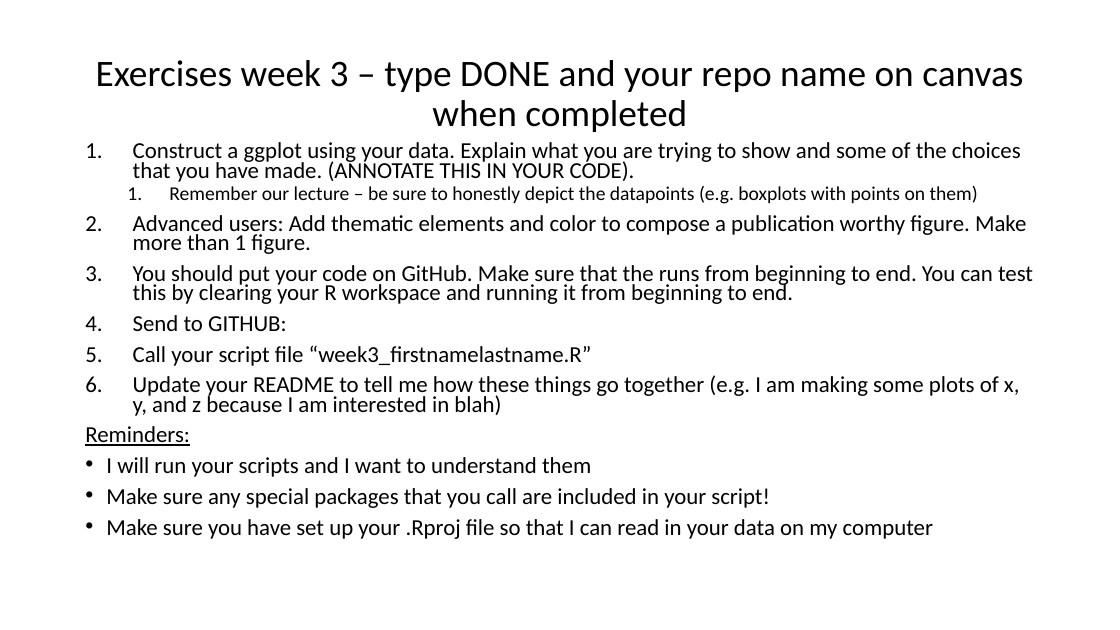
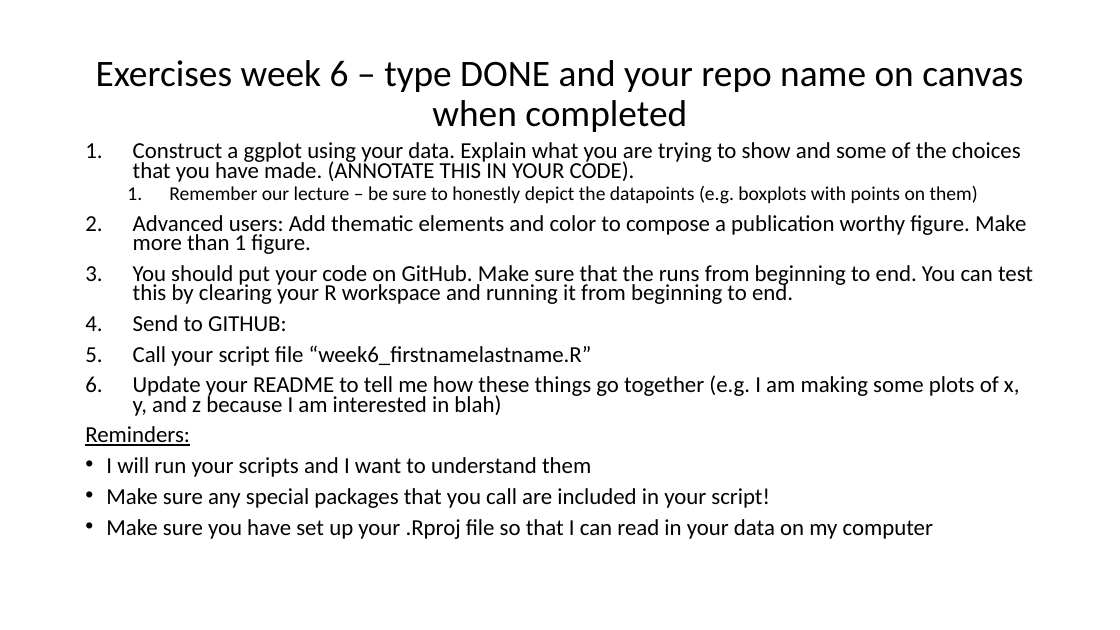
Before and after one commit to DataInvestigations/class_materials, a slide deck: slide 2 of lectures/le6_data_visualization/ex6_data_visualization.pptx. Drawn at 1120x630 pixels with LibreOffice and Linux fonts; fonts in the diff are those of the drawing. Boxes give left, top, right and bottom in pixels: in the first picture for what was removed or moved away, otherwise in the second. Text is boxed around its words. In the diff, an @@ line names an element or a change of style, - is before the commit and + after.

```diff
--- a/lectures/le6_data_visualization/ex6_data_visualization.pptx
+++ b/lectures/le6_data_visualization/ex6_data_visualization.pptx
@@ title at <box>96,60,1023,132</box>: text changed @@
-Exercises week 3 – type DONE and your repo name on canvas when completed
+Exercises week 6 – type DONE and your repo name on canvas when completed
@@ text at <box>133,345,592,366</box>: text changed @@
-5. Call your script file “week3_firstnamelastname.R”
+5. Call your script file “week6_firstnamelastname.R”
```
Also in this commit, not shown: 2 other files.
